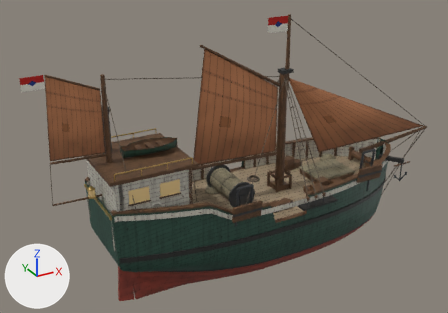
A saved change to the glTF model public/models/ships/trawler_v2.glb.
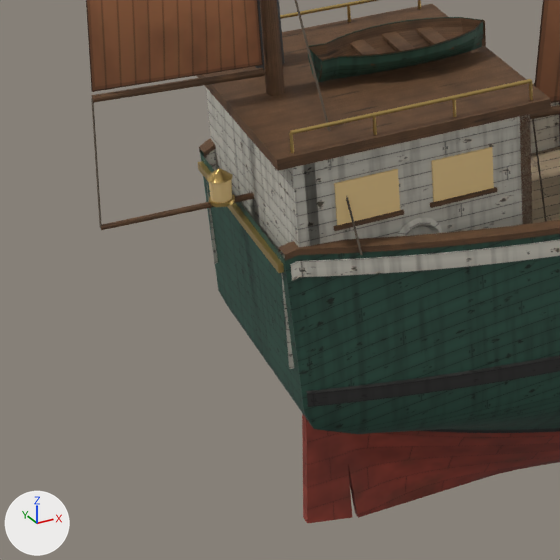
Each version is shown whole from a camera (50 mm lens) standing at (39.7, -23.7, 16.7) and looking at (53.1, 0.7, 4.5), then close up on the part from 4% to 45% of the width and 42% to 100% of the height. Lighting does not change. The marker at lower left points along +X, +Y and +Z. The first two pictures are the older version. Vertices at exactly the same position are counted once.

Names of what the first close-up shows: 'SM_Trawler'.
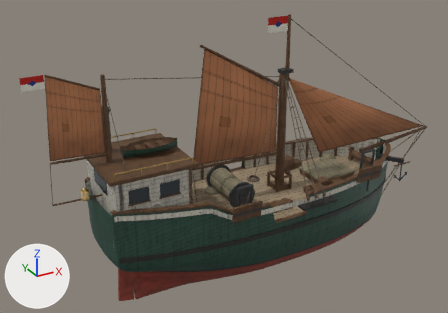
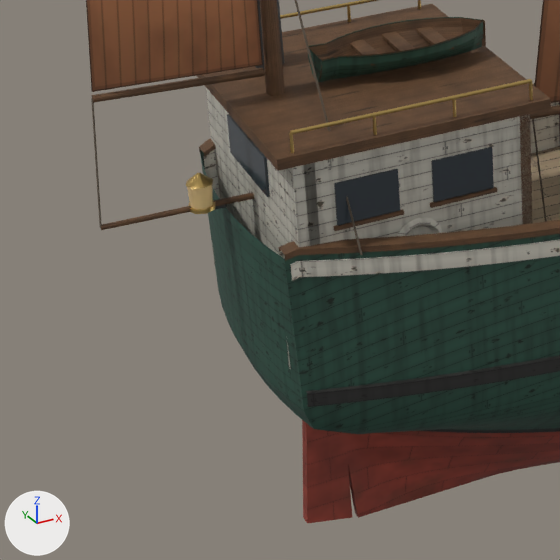
Where the change shows, as pixel boxes [x1, y1, x2, y2] in the close-ups (560 x 560 px; the box of a moved part takes in the faces that stretch with it):
```json
{"part": 1, "of": "me_sm_trawler", "change": "moved or reshaped", "after": [227, 114, 270, 197], "on screen": "not visible before"}
{"part": 2, "of": "me_sm_trawler", "change": "deleted", "before": [208, 179, 232, 203], "on screen": "beige"}
{"part": 3, "of": "me_sm_trawler", "change": "built on", "before": [198, 161, 284, 273], "after": [186, 154, 358, 516]}
{"part": 4, "of": "me_sm_trawler", "change": "recoloured", "before": [334, 147, 494, 225], "after": [334, 147, 494, 225], "on screen": "beige to dark grey"}
```

Edits to the scene script, one JSON object a line:
```json
{"op": "add", "block": "mat_m_navalwindow", "code": ["mat_m_navalwindow = principled_material('M_NavalWindow')", "mat_m_navalwindow.base_color = (0.035, 0.045, 0.055)  # dark grey #353c42", "mat_m_navalwindow.roughness = 0.12"]}
{"block": "me_sm_trawler", "where": "# used by ob_sm_trawler; location = (54.67, 0.0, 0.0)"}
{"op": "remove", "block": "me_sm_trawler", "code": "me_sm_trawler.from_pydata(...)  # 9621 vertices, 16013 faces; spans x -11.4..11.4, y -3.5..3.5, z -1.6..11.2"}
{"op": "add", "block": "me_sm_trawler", "code": "me_sm_trawler.from_pydata(...)  # 9774 vertices, 16309 faces; spans x -11.4..11.4, y -3.5..3.5, z -1.6..11.2"}
{"block": "me_sm_trawler", "change": "me_sm_trawler part 1: the loose piece of 8 vertices spanning x -7.7, y -0.8..0.8, z 4.6..5.2 is moved by (-0.3, 0.0, 0.0), in mat_m_navalwindow (dark grey #353c42)"}
{"block": "me_sm_trawler", "change": "me_sm_trawler part 2: the loose piece of 16 vertices spanning x -8.6..-8.3, y -0.2..0.2, z 4.3..4.7 is deleted"}
{"block": "me_sm_trawler", "change": "me_sm_trawler part 3: 9 vertices moved from x -8.6..-7.0, y -0.1..0.2, z 0.2..4.8 to x -8.7..-7.0, y -0.1..0.2, z 0.2..4.8; 34 vertices removed from x -8.6..-8.2, y -1.8..1.8, z 4.0..4.8; 195 vertices added at x -8.9..-6.8, y -1.4..1.4, z -1.6..4.8"}
{"block": "me_sm_trawler", "change": "me_sm_trawler part 4: 60 faces spanning x -7.4..-4.7, y -1.9..1.9, z 4.5..5.5 switch from mat_m_navallanternglass (beige #efce90) to mat_m_navalwindow (dark grey #353c42)"}
{"block": "me_sm_trawler", "change": "other edits to the shape of me_sm_trawler do not show in these pictures"}
```
